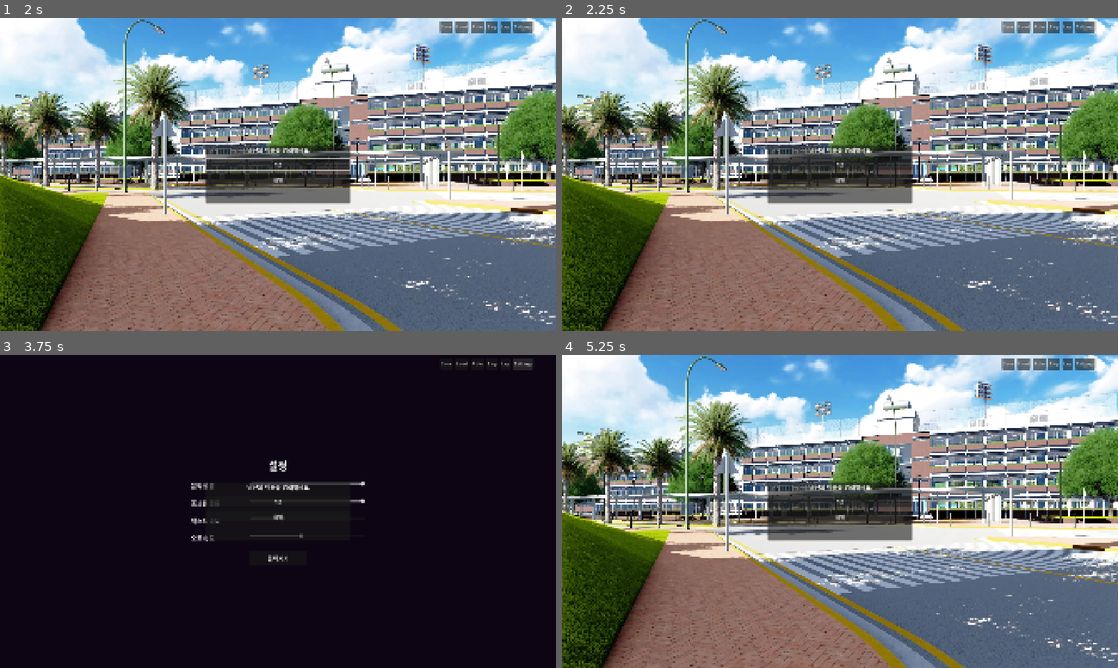
Above: before the commit, frames 1-4 (two rows, left to right).
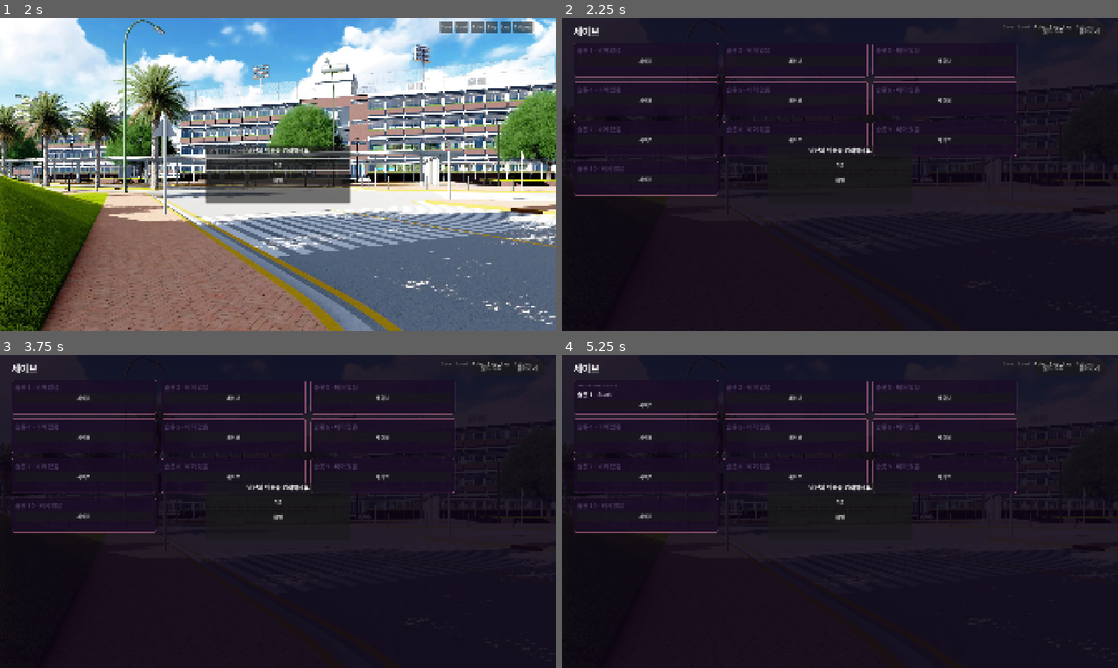
Above: after the commit, the same moments.

Repository: fomula91/godot-m
Game: Godot game, scene res://scenes/title_screen.tscn
The game is run twice, just before and just after one commit, with the same random seed, the same clock (stepped at 60 frames per second) and the same inputs.
Inputs (mouse positions are in pixels of both pictures, inside the frame that each line leads up to):
- Up to frame 1 (2 s): click "시작하기" at 0.5 s; click (278, 165) at 1.27 s; type "12" at 1.35 s
- Up to frame 2 (2.25 s): click "Save" at 2 s
- Up to frame 3 (3.75 s): click (461, 364) at 2.75 s, where only the run before the commit has a clickable "Load"; click (522, 364) at 3.5 s, where only the run before the commit has a clickable "Settings"
- Up to frame 4 (5.25 s): click "돌아가기" at 4.25 s; click (645, 398) at 5 s, where only the run after the commit has a clickable "세이브"

Frame 1 is identical in both runs. In frame 2, 96% of the frame differs, in the area x 0-100%, y 0-100%; in frame 3, 6.6%; in frame 4, 96%.
Error after the commit: Invalid assignment of property or key 'button_pressed' with value of type 'bool' on a base object of type 'Nil'. (res://scenes/save_load_screen.gd:21)

Commit message:
Add modal management to main_scene.gd and save_load_screen.gd. Introduce ModalType enum for settings and save/load overlays, enhancing user experience by preventing interactions during modal displays. Update scene transitions and state restoration logic to support overlay functionality.

Diff:
--- a/scenes/main_scene.gd
+++ b/scenes/main_scene.gd
@@ -14,6 +14,12 @@
 var _skip_mode := false
 var _distraction_free := false
 var _advance_timer: SceneTreeTimer = null
+
+# 모달 상태
+enum ModalType { NONE, SETTINGS, SAVE_LOAD }
+var _active_modal: ModalType = ModalType.NONE
+var _auto_before_modal := false
+var _skip_before_modal := false
 
 # Supabase 설정
 var _supabase_url: String = ""
@@ -48,8 +54,14 @@
 
 
 func _open_settings() -> void:
+	if _active_modal != ModalType.NONE:
+		return
+	_active_modal = ModalType.SETTINGS
+	_pause_auto_skip()
+	_set_quick_menu_disabled(true)
 	var settings = load("res://scenes/settings_screen.tscn").instantiate()
 	settings.set_overlay_mode()
+	settings.tree_exiting.connect(_on_modal_closed)
 	get_tree().root.add_child(settings)
 
 
@@ -83,6 +95,8 @@
 # === Input ===
 
 func _unhandled_input(event: InputEvent) -> void:
+	if _active_modal != ModalType.NONE:
+		return
 	if $OverlayLayer.is_input_active():
 		return
 	if event.is_action_pressed("vn_advance"):
@@ -129,6 +143,8 @@
 
 
 func _on_auto_timeout() -> void:
+	if _active_modal != ModalType.NONE:
+		return
 	if _auto_mode and not dialogue_layer.is_typing() and not choice_panel.visible:
 		StoryManager.advance()
 
@@ -137,7 +153,7 @@
 	_advance_timer = get_tree().create_timer(delay)
 	var current := _advance_timer
 	await current.timeout
-	if current == _advance_timer and is_inside_tree() and not choice_panel.visible:
+	if current == _advance_timer and is_inside_tree() and _active_modal == ModalType.NONE and not choice_panel.visible:
 		StoryManager.advance()
 
 
@@ -352,18 +368,52 @@
 # === Quick Save/Load ===
 
 func _quick_save() -> void:
-	var extra := StoryManager.get_save_data()
-	extra["background"] = $BackgroundLayer.get_current_bg_id()
-	extra["bgm"] = AudioManager.get_current_bgm()
-	extra["characters"] = $CharacterLayer.get_state()
-	GameManager.save_game(0, extra)  # slot 0 = auto/quick
+	_open_save_load(false)
 
 
 func _quick_load() -> void:
-	var data := GameManager.load_game(0)
-	if data.is_empty():
-		return
-	_restore_state(data)
+	_open_save_load(true)
+
+
+func _open_save_load(load_mode: bool) -> void:
+	if _active_modal != ModalType.NONE:
+		return
+	_active_modal = ModalType.SAVE_LOAD
+	_pause_auto_skip()
+	_set_quick_menu_disabled(true)
+	var screen = load("res://scenes/save_load_screen.tscn").instantiate()
+	screen.set_overlay_mode()
+	screen.set_mode(load_mode)
+	screen.tree_exiting.connect(_on_modal_closed)
+	get_tree().root.add_child(screen)
+
+
+# === Modal Helpers ===
+
+func _on_modal_closed() -> void:
+	_active_modal = ModalType.NONE
+	_set_quick_menu_disabled(false)
+	_resume_auto_skip()
+
+
+func _pause_auto_skip() -> void:
+	_auto_before_modal = _auto_mode
+	_skip_before_modal = _skip_mode
+	auto_timer.stop()
+	_advance_timer = null
+
+
+func _resume_auto_skip() -> void:
+	if _auto_before_modal and _auto_mode and not dialogue_layer.is_typing() and not choice_panel.visible:
+		auto_timer.start()
+	if _skip_before_modal and _skip_mode and not dialogue_layer.is_typing() and not choice_panel.visible:
+		_auto_advance_delayed(0.05)
+
+
+func _set_quick_menu_disabled(disabled: bool) -> void:
+	$UILayer/QuickMenu/SaveBtn.disabled = disabled
+	$UILayer/QuickMenu/LoadBtn.disabled = disabled
+	$UILayer/QuickMenu/SettingsBtn.disabled = disabled
 
 
 func _restore_state(data: Dictionary) -> void:
--- a/scenes/save_load_screen.gd
+++ b/scenes/save_load_screen.gd
@@ -6,6 +6,7 @@
 @onready var grid: GridContainer = $VBoxContainer/ScrollContainer/Grid
 
 var _is_load_mode := false
+var _overlay_mode := false
 var _return_scene: String = "res://scenes/title_screen.tscn"
 
 
@@ -19,6 +20,10 @@
 	_is_load_mode = load_mode
 	mode_toggle.button_pressed = load_mode
 	_update_title()
+
+
+func set_overlay_mode() -> void:
+	_overlay_mode = true
 
 
 func set_return_scene(scene_path: String) -> void:
@@ -89,20 +94,31 @@
 		var data := GameManager.load_game(slot)
 		if data.is_empty():
 			return
-		var scene: Node = load("res://scenes/main_scene.tscn").instantiate()
-		get_tree().root.add_child(scene)
-		scene._restore_state(data)
-		queue_free()
+		if _overlay_mode:
+			var main_scene := get_tree().root.get_node_or_null("MainScene")
+			if main_scene:
+				main_scene._restore_state(data)
+			queue_free()
+		else:
+			var scene: Node = load("res://scenes/main_scene.tscn").instantiate()
+			get_tree().root.add_child(scene)
+			scene._restore_state(data)
+			queue_free()
 	else:
 		# 세이브 - main_scene에서 데이터 가져오기
 		var main_scene := get_tree().root.get_node_or_null("MainScene")
 		if main_scene:
 			var extra := StoryManager.get_save_data()
+			extra["background"] = main_scene.get_node("BackgroundLayer").get_current_bg_id()
 			extra["bgm"] = AudioManager.get_current_bgm()
+			extra["characters"] = main_scene.get_node("CharacterLayer").get_state()
 			GameManager.save_game(slot, extra)
 		_build_slots()
 
 
 func _on_back() -> void:
 	AudioManager.play_ui_click()
-	get_tree().change_scene_to_file(_return_scene)
+	if _overlay_mode:
+		queue_free()
+	else:
+		get_tree().change_scene_to_file(_return_scene)
